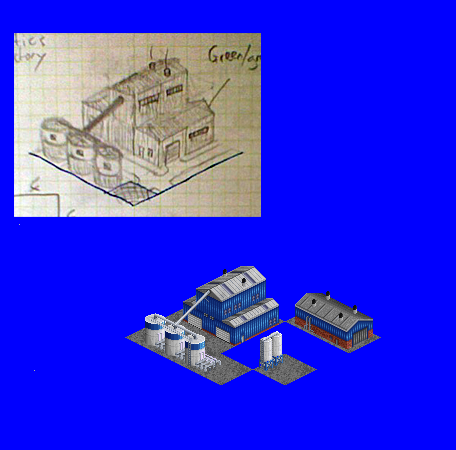
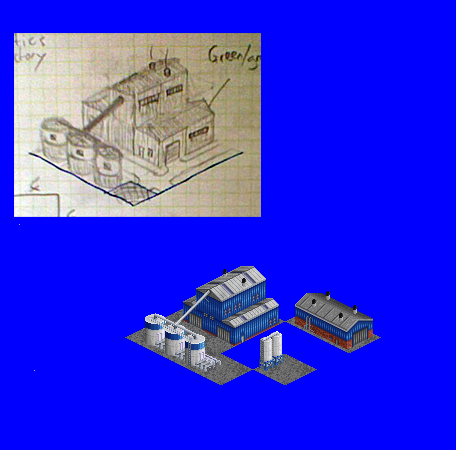
Comparing the layer stacks of the two 456x450 images. Changes:
painted on "building shaded" over bbox(188, 312, 231, 344)
